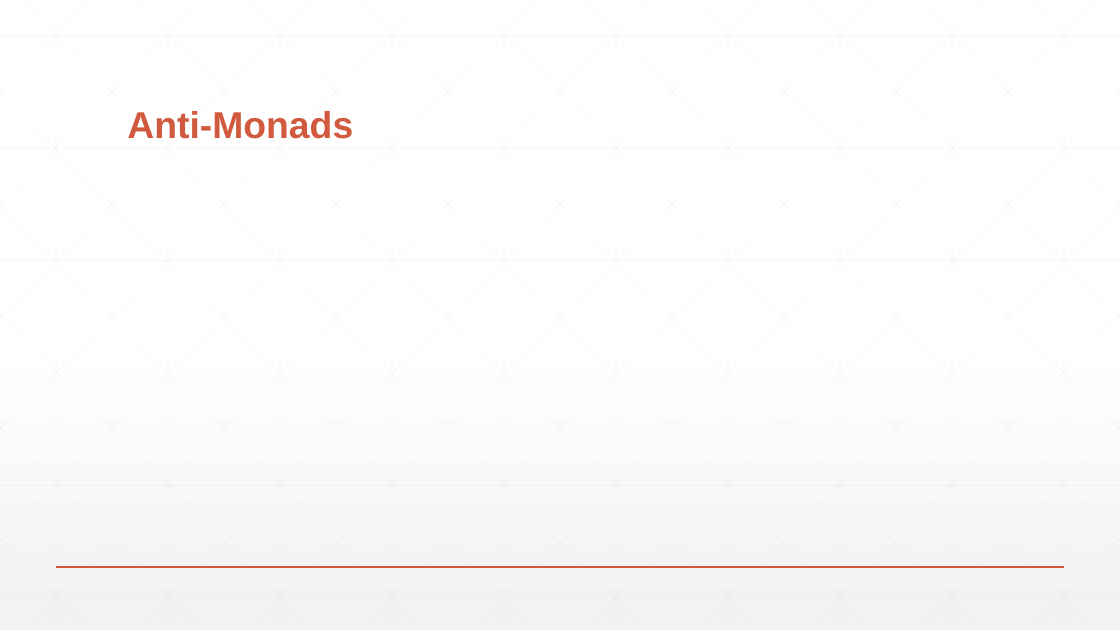
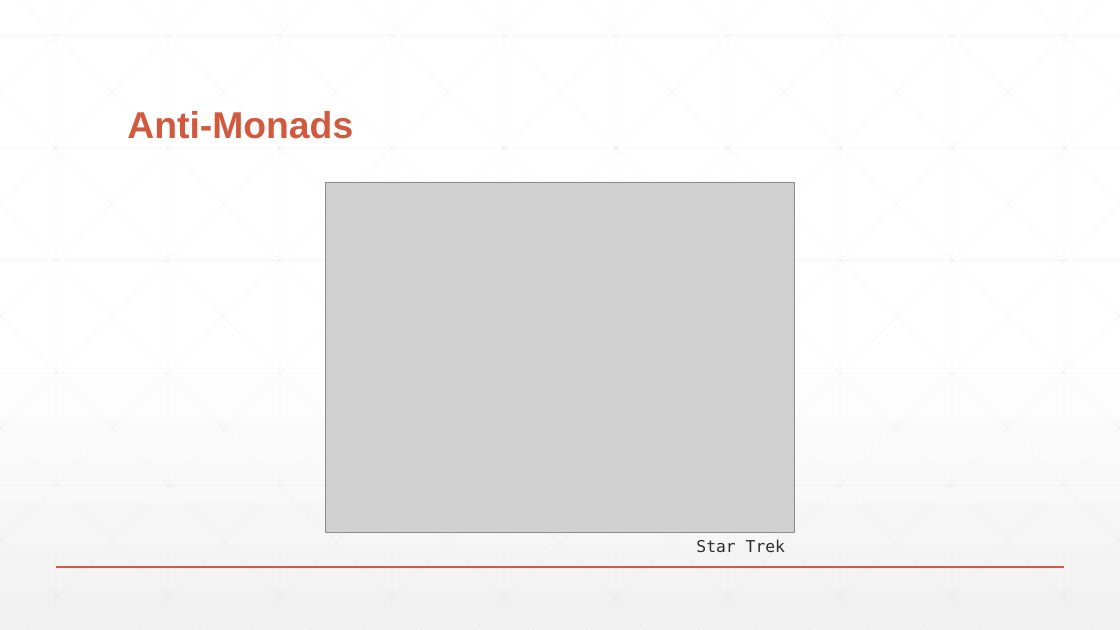
Before and after one commit to lambdaconf/lambdaconf-2016-usa, a slide deck: slide 16 of Functors, Comonads, and Digital Image Processing/FCDIP-LambdaConf16.pptx. Drawn at 1120x630 pixels with LibreOffice and Linux fonts; fonts in the diff are those of the drawing; grey boxes stand for pictures. Boxes give left, top, right and bottom in pixels: in the first picture for what was removed or moved away, otherwise in the second. Text is boxed around its words. In the diff, an @@ line names an element or a change of style, - is before the commit and + after.

```diff
--- a/Functors, Comonads, and Digital Image Processing/FCDIP-LambdaConf16.pptx
+++ b/Functors, Comonads, and Digital Image Processing/FCDIP-LambdaConf16.pptx
@@ picture added at (x1=326, y1=182, x2=795, y2=533) @@
@@ text added at (x1=696, y1=539, x2=785, y2=553), 14 pt, text #2D2E2D @@
+Star Trek
```
Also in this commit, not shown: 8 other slides changed, 1 slide added.
